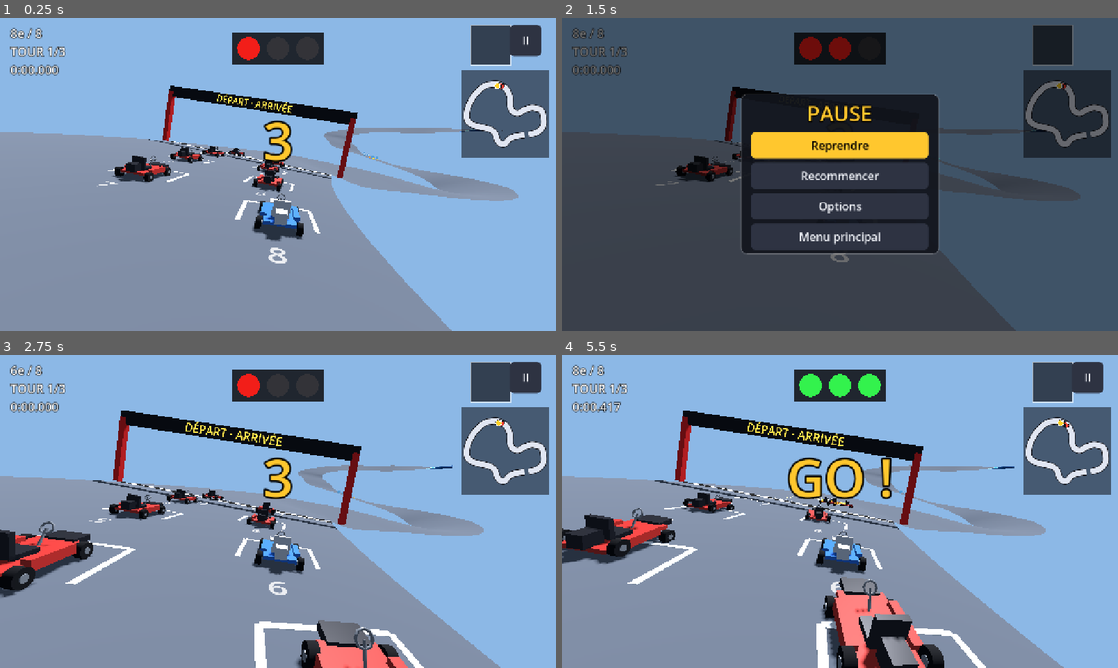
Above: before the commit, frames 1-4 (two rows, left to right).
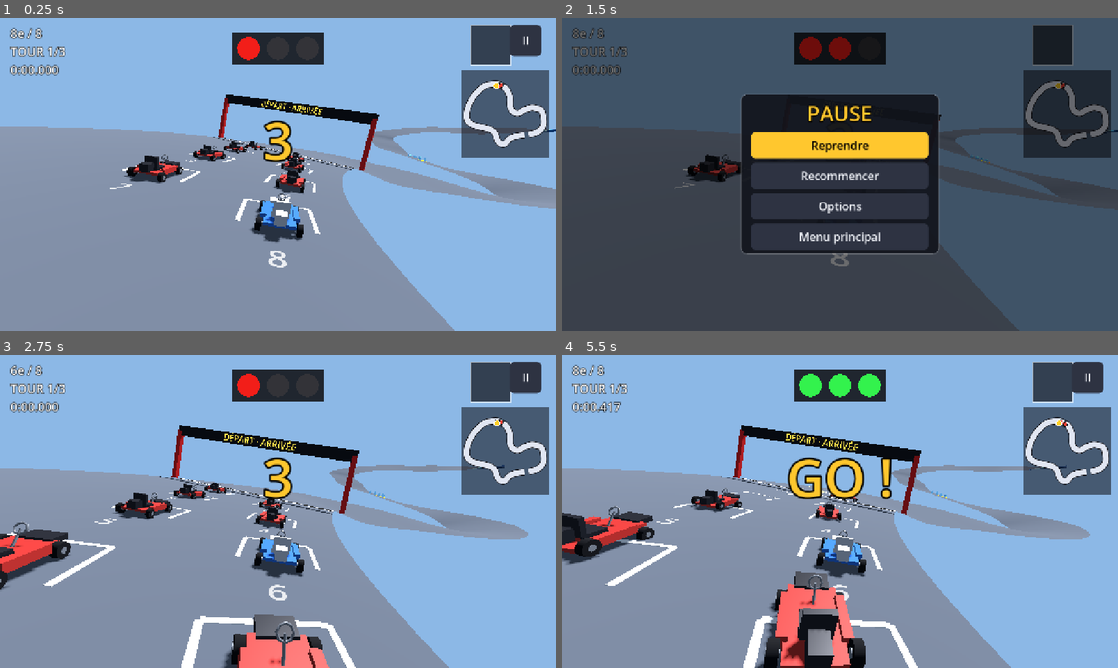
Above: after the commit, the same moments.

Repository: Ajustor/superKart
Game: Godot game, scene res://scenes/race.tscn
Two runs of this game, one before a commit and one after it. Both use one fixed random seed, a clock stepped at 60 frames per second and the inputs below. This scene is started directly instead of the project's main scene.
Inputs (mouse positions are in pixels of both pictures, inside the frame that each line leads up to):
- Up to frame 1 (0.25 s): no input
- Up to frame 2 (1.5 s): tap Enter at 0.5 s; move the mouse to (962, 158) at 0.52 s; hold Right (steer_right) 0.53-1.25 s; hold Space (drift) 0.53-1.25 s; click (962, 158) at 0.67 s; click "II" at 1.25 s
- Up to frame 3 (2.75 s): click "Recommencer" at 2 s
- Up to frame 4 (5.5 s): drag from (728, 527) to (812, 574) at 2.77 s; move the mouse to (895, 442) at 3.52 s; hold Right (steer_right) 3.53-4.25 s; tap Ctrl (use_item) at 3.6 s; drag from (812, 574) to (673, 464) at 4.27 s; move the mouse to (1006, 558) at 5.02 s; hold Left (steer_left) from 5.03 s (still down); tap Alt at 5.1 s

The runs differ from the first frame. In frame 1, 9.2% of the frame differs, in the area x 0-100%, y 20-100%; in frame 2, 3.2%; in frame 3, 18%; in frame 4, 19%, in the area x 0-95%, y 17-100%.

Commit message:
Grille reculée de 6 m derrière la ligne de départ
La pole avait le nez sur la ligne. Toutes les cases reculent de 6 m ; chaque
kart part avec le même retard d'avancement, si bien que le tour se boucle
toujours sur la ligne peinte et que la grille reste équitable.

Co-Authored-By: Claude Opus 5.5 <noreply@anthropic.com>
Claude-Session: https://claude.ai/code/session_01MSZmi6hTcr7pxStusqEuw9

Diff:
--- a/scripts/race/race_session.gd
+++ b/scripts/race/race_session.gd
@@ -48,8 +48,13 @@
 const FALL_DEPTH := 12.0
 const OFF_TRACK_RESPAWN_MARGIN := 3.0
 
-## Distance de départ le long de l'axe, pour la première case de grille.
+## Distance de la ligne de départ le long de l'axe.
 const DEPART := 0.0
+
+## Recul de la première case derrière la ligne, en mètres. À zéro, le kart en
+## pole avait le nez sur la peinture et le portique lui cachait le reste :
+## c'était trop proche.
+const RECUL_GRILLE := 6.0
 
 ## Deux colonnes, comme une vraie grille : huit karts en file indienne
 ## s'étireraient sur trente mètres et le dernier ne verrait jamais le premier.
@@ -188,6 +193,10 @@
 		pilotes[i].respawn_at(place)
 		pilotes[i].controle_actif = en_course
 		var entree := RaceEntry.new(pilotes[i], _track.track_curve, case_.x)
+		# Tous partent avec le même retard : le recul de la pole. Chacun
+		# parcourt toujours la même distance, et le tour se boucle sur la
+		# ligne peinte pour la pole, pas six mètres avant.
+		entree.progress.total = -RECUL_GRILLE
 		entree.nom = noms[i] if i < noms.size() else "Pilote %d" % (i + 1)
 		entree.case_de_grille = cases[i]
 		entree.humain = humains[i] if i < humains.size() else i == 0
@@ -201,11 +210,12 @@
 
 
 ## Distance le long de l'axe (x) et décalage latéral (y) de la case donnée,
-## 0 = pole position. Deux colonnes décalées, rangées de cinq mètres.
+## 0 = pole position, quelques mètres derrière la ligne. Deux colonnes
+## décalées, rangées de cinq mètres.
 static func case_de_grille(index: int) -> Vector2:
 	var rangee := index / GRID_COLUMNS
 	var colonne := index % GRID_COLUMNS
-	var distance := DEPART \
+	var distance := DEPART - RECUL_GRILLE \
 		- float(rangee) * GRID_ROW_SPACING \
 		- float(colonne) * GRID_COLUMN_STAGGER
 	# -1 pour la colonne de gauche, +1 pour celle de droite.
--- a/tests/test_race_session.gd
+++ b/tests/test_race_session.gd
@@ -176,7 +176,7 @@
 		session.avancer(session.entries[1], track.track_curve.position_at(float(i) * 0.5), 1.0 / 60.0)
 
 	assert_gt(session.entries[1].progress.total, 5.0, "celui qui roule avance")
-	assert_almost_eq(session.entries[0].progress.total, 0.0, 0.001,
+	assert_almost_eq(session.entries[0].progress.total, -RaceSession.RECUL_GRILLE, 0.001,
 		"et les autres restent où ils sont")
 	assert_almost_eq(session.entries[2].timer.current, 0.0, 0.001,
 		"un chrono par concurrent, pas un pour tous")
@@ -216,14 +216,14 @@
 		# Les cases sont à des distances négatives, donc enroulées près de la
 		# fin du tour. wrapf les relit en « combien de mètres avant la ligne ».
 		var recul := wrapf(-session.entries[i].progress.distance, 0.0, L)
-		assert_between(recul, 0.0, 20.0,
-			"la case %d doit être entre la ligne et vingt mètres en amont" % i)
+		assert_between(recul, RaceSession.RECUL_GRILLE, 30.0,
+			"la case %d doit être derrière la ligne, à moins de trente mètres" % i)
 
 
 func test_tout_le_monde_part_a_zero_de_distance_parcourue() -> void:
 	_monter(8)
 	for entree in session.entries:
-		assert_almost_eq(entree.progress.total, 0.0, 0.001,
+		assert_almost_eq(entree.progress.total, -RaceSession.RECUL_GRILLE, 0.001,
 			"la grille décale la position, jamais la distance à parcourir")
 
 
@@ -442,7 +442,7 @@
 		"les adversaires gardent leur ordre autour de la case du joueur")
 
 
-func test_la_pole_position_est_sur_la_ligne() -> void:
+func test_la_pole_position_est_juste_derriere_la_ligne() -> void:
 	_demonter()
 	track = Track.new()
 	track.half_width = 9.0
@@ -453,8 +453,9 @@
 	for i in 8:
 		karts.append(_kart())
 	session.demarrer(track, karts)
-	assert_almost_eq(_joueur().progress.distance, 0.0, 0.01,
-		"en pole, le joueur est posé sur la ligne")
+	var recul := wrapf(-_joueur().progress.distance, 0.0, track.track_curve.length)
+	assert_almost_eq(recul, RaceSession.RECUL_GRILLE, 0.01,
+		"en pole, le joueur est posé quelques mètres derrière la ligne")
 	assert_gt(wrapf(-session.entries[1].progress.distance, 0.0, track.track_curve.length), 0.5,
 		"et le premier adversaire derrière lui")
 
@@ -625,3 +626,13 @@
 	while not session.en_course:
 		session.avancer_decompte(0.1)
 	assert_false(TouchControls.gaz_auto_retenus, "au vert, l'accélération automatique reprend")
+
+
+## La pole recule derrière la ligne, mais le tour se boucle toujours sur la
+## ligne peinte : pas six mètres avant, sous le nez du portique.
+func test_la_pole_boucle_son_tour_sur_la_ligne() -> void:
+	var L := track.track_curve.length
+	_rouler(-RaceSession.RECUL_GRILLE, L - 0.5)
+	assert_eq(_joueur().progress.lap, 0, "pas encore la ligne")
+	_rouler(L - 0.5, L + 0.5)
+	assert_eq(_joueur().progress.lap, 1, "la ligne franchie")
